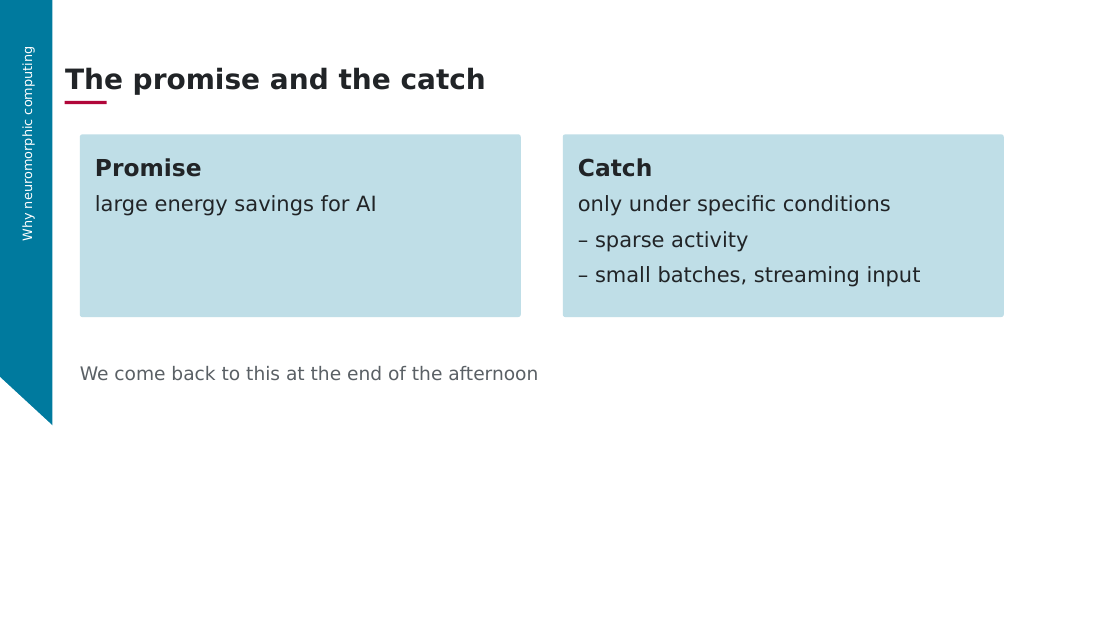
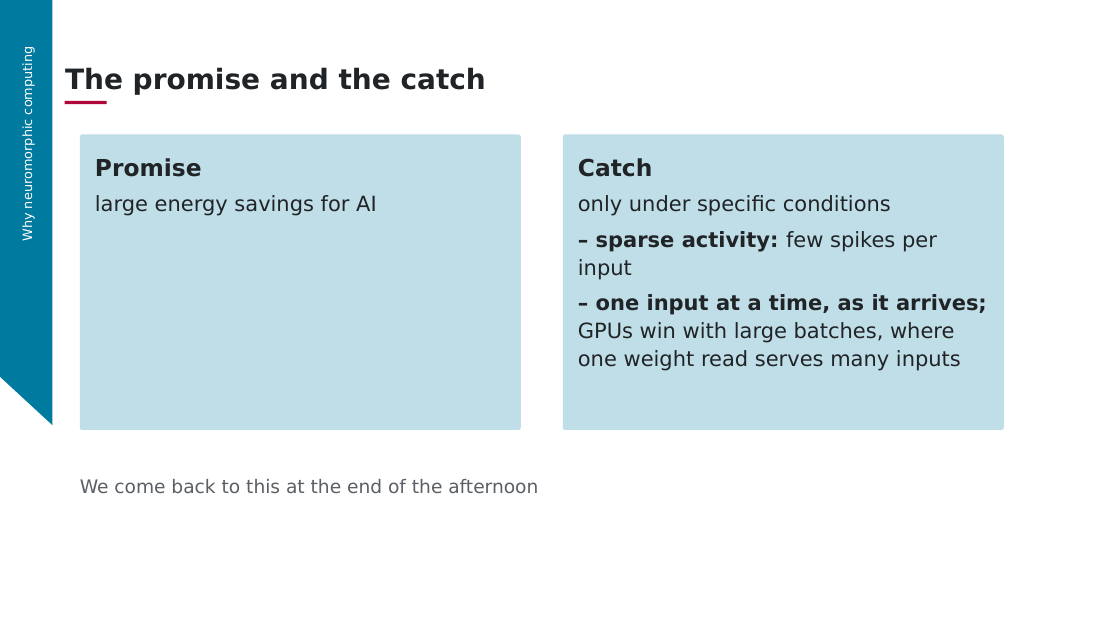
Before and after one commit to aihpi/workshop-spinnaker2, a slide deck: slide 9 of 02_workshop_design/slides/part1.pptx. Drawn at 1120x630 pixels with LibreOffice and Linux fonts; fonts in the diff are those of the drawing; background and template pictures are left out. Boxes give left, top, right and bottom in pixels: in the first picture for what was removed or moved away, otherwise in the second. Text is boxed around its words. In the diff, an @@ line names an element or a change of style, - is before the commit and + after.

```diff
--- a/02_workshop_design/slides/part1.pptx
+++ b/02_workshop_design/slides/part1.pptx
@@ rounded rectangle: place and size @@
-rounded rectangle at box(80, 134, 521, 317)
+rounded rectangle at box(80, 134, 521, 430)
@@ rounded rectangle at box(80, 134, 521, 430): proportions changed @@
@@ rounded rectangle at box(563, 134, 1004, 430): proportions changed @@
@@ rounded rectangle: place and size @@
-rounded rectangle at box(563, 134, 1004, 317)
+rounded rectangle at box(563, 134, 1004, 430)
@@ text at box(578, 231, 987, 371): text changed @@
-– sparse activity
-– small batches, streaming input
+– sparse activity: few spikes per input
+– one input at a time, as it arrives; GPUs win with large batches, where one weight read serves many inputs
@@ text "We come back to this ...": place and size @@
-text "We come back to this ..." at box(80, 366, 538, 381)
+text "We come back to this ..." at box(80, 479, 538, 494)
```
Also in this commit, not shown: 15 other slides changed, 10 other files.
